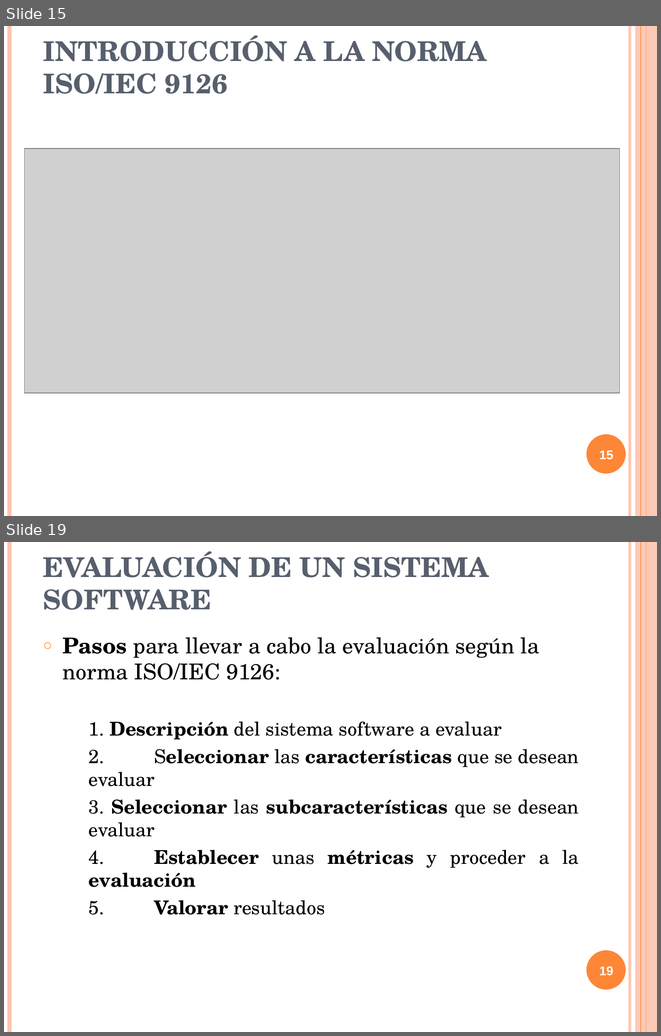
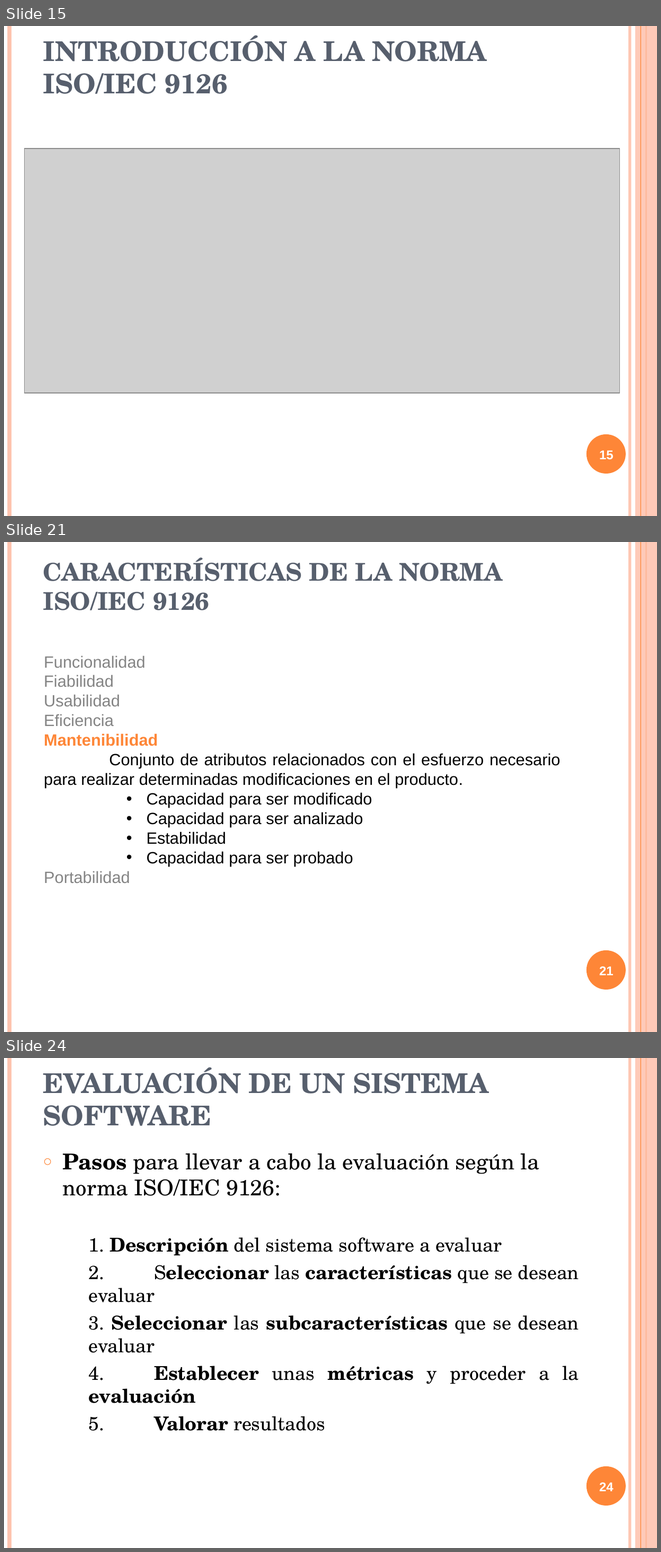
Before and after one commit to txedo/isi-auditoria, a slide deck: calidad/Trabajo/presentacion/presentacionCalidad.ppt. Shown one above the other, each under a label of ours: slides 15 and 19 before the commit, slides 15, 21 and 24 after it; the slides between them are not shown. The pictures are 661x1036 and 661x1552 pixels, drawn with LibreOffice and Linux fonts; fonts in the diff are those of the drawing; grey boxes stand for pictures. Boxes give left, top, right and bottom in pixels: in the first picture for what was removed or moved away, otherwise in the second. Text is boxed around its words. In the diff, an @@ line names an element or a change of style, - is before the commit and + after.

```diff
--- a/calidad/Trabajo/presentacion/presentacionCalidad.ppt
+++ b/calidad/Trabajo/presentacion/presentacionCalidad.ppt
@@ slide 21 added at [4,542,657,1032], background #FFFFFF; not listed: 6 template elements that a slide beside it also shows @@
@@ title added at [43,557,502,610], 27 pt, text #575F6D, bold @@
+CARACTERÍSTICAS DE LA NORMA ISO/IEC 9126
@@ text added at [44,655,560,883], 18 pt, text #000000 @@
+Funcionalidad
+Fiabilidad
+Usabilidad
+Eficiencia
+Mantenibilidad
+Conjunto de atributos relacionados con el esfuerzo necesario para realizar determinadas modificaciones en el producto.
+      • Capacidad para ser modificado
+      • Capacidad para ser analizado
+      • Estabilidad
+      • Capacidad para ser probado
+Portabilidad
@@ page number added at [599,966,614,975], 14 pt, text #FFFFFF, bold @@
+21
@@ what was slide 19 is now slide 24 @@
@@ page number at [599,1482,614,1491]: text changed @@
-19
+24
```
Also in this commit, not shown: 9 slides changed, 18 other slides added.
